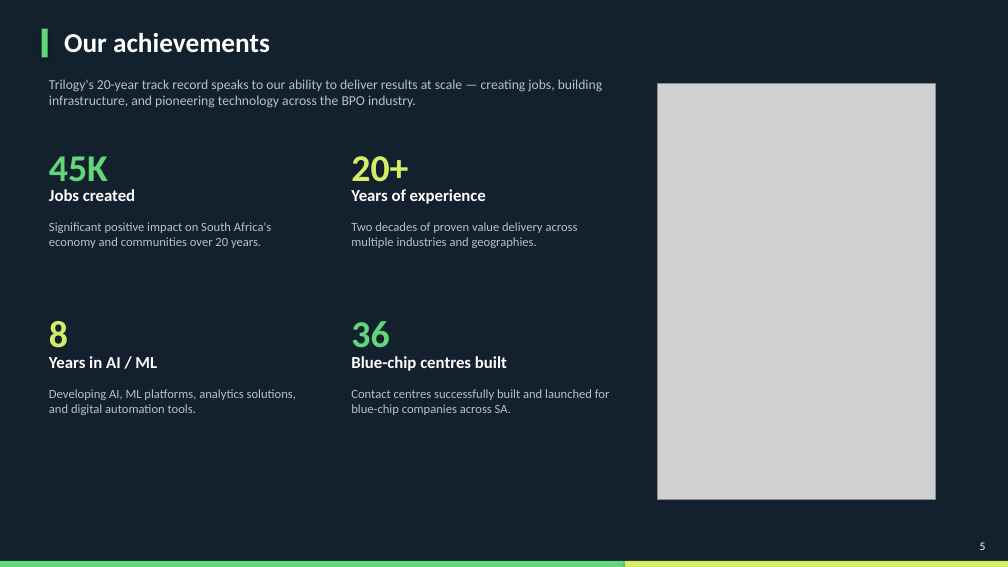
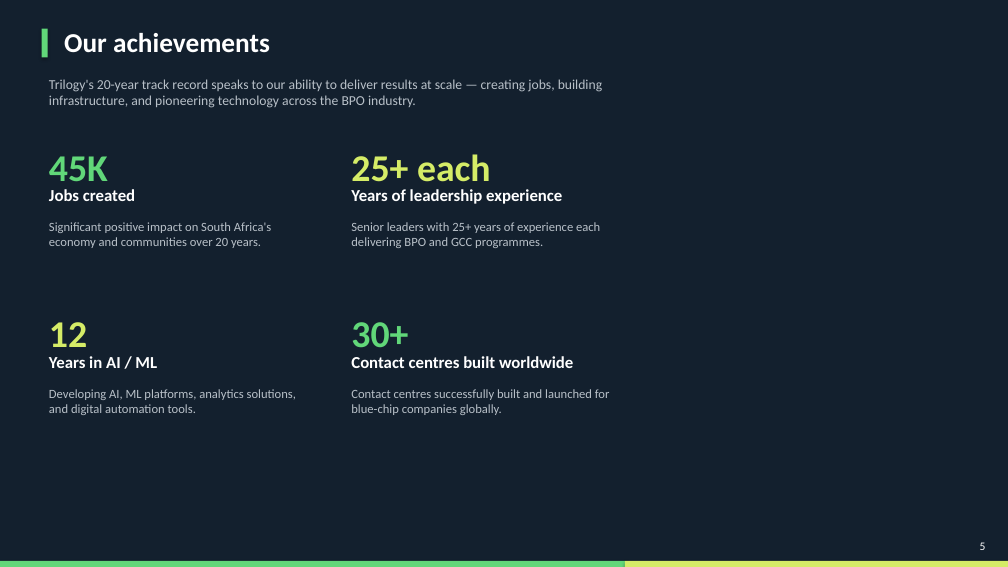
Before and after one commit to thegreatcornolio/Trilogy-RFP, a slide deck: slide 5 of GCC/Trilogy-GCC-Overview.pptx. Drawn at 1008x567 pixels with LibreOffice and Linux fonts; fonts in the diff are those of the drawing; grey boxes stand for pictures. Boxes give left, top, right and bottom in pixels: in the first picture for what was removed or moved away, otherwise in the second. Text is boxed around its words. In the diff, an @@ line names an element or a change of style, - is before the commit and + after.

```diff
--- a/GCC/Trilogy-GCC-Overview.pptx
+++ b/GCC/Trilogy-GCC-Overview.pptx
@@ picture removed at (658,83,935,499) @@
@@ text at (351,154,491,190): text changed @@
-20+
+25+ each
@@ text at (351,189,562,204): text changed @@
-Years of experience
+Years of leadership experience
@@ text at (351,222,600,248): text changed @@
-Two decades of proven value delivery across multiple industries and geographies.
+Senior leaders with 25+ years of experience each delivering BPO and GCC programmes.
@@ text at (49,322,87,347): text changed @@
-8
+12
@@ text at (351,322,408,348): text changed @@
-36
+30+
@@ text at (351,356,573,368): text changed @@
-Blue-chip centres built
+Contact centres built worldwide
@@ text at (351,389,610,415): text changed @@
-Contact centres successfully built and launched for blue-chip companies across SA.
+Contact centres successfully built and launched for blue-chip companies globally.
```
Also in this commit, not shown: 2 other slides changed, 2 other files.
